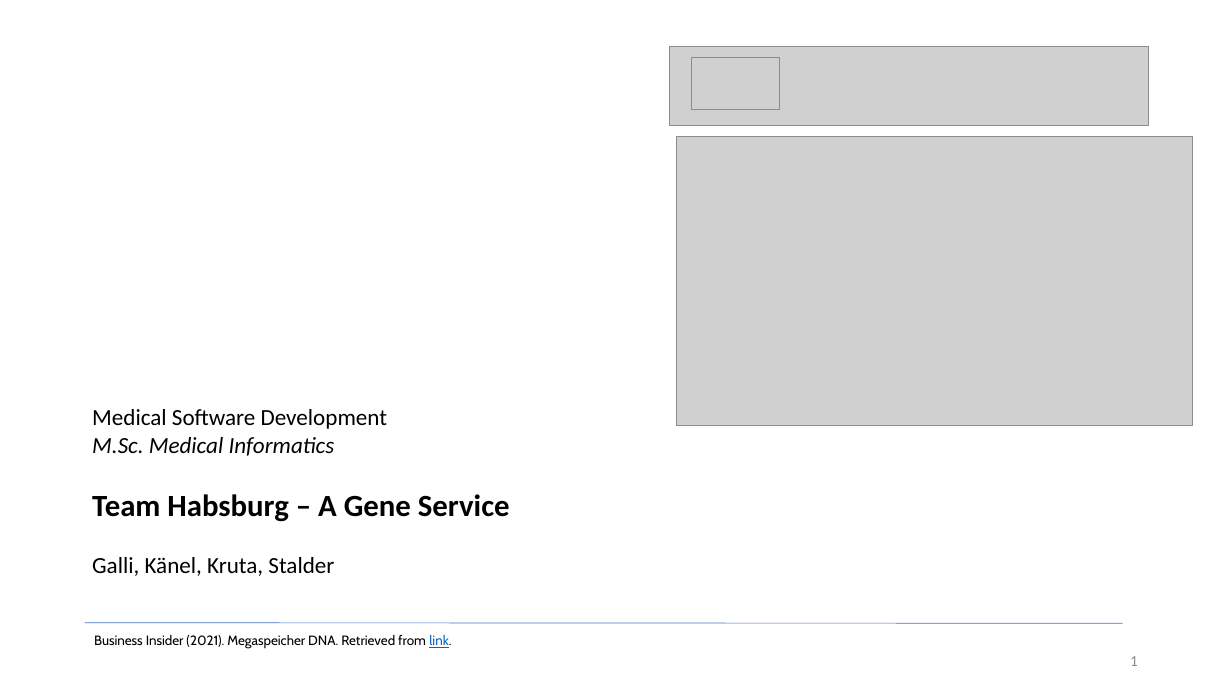
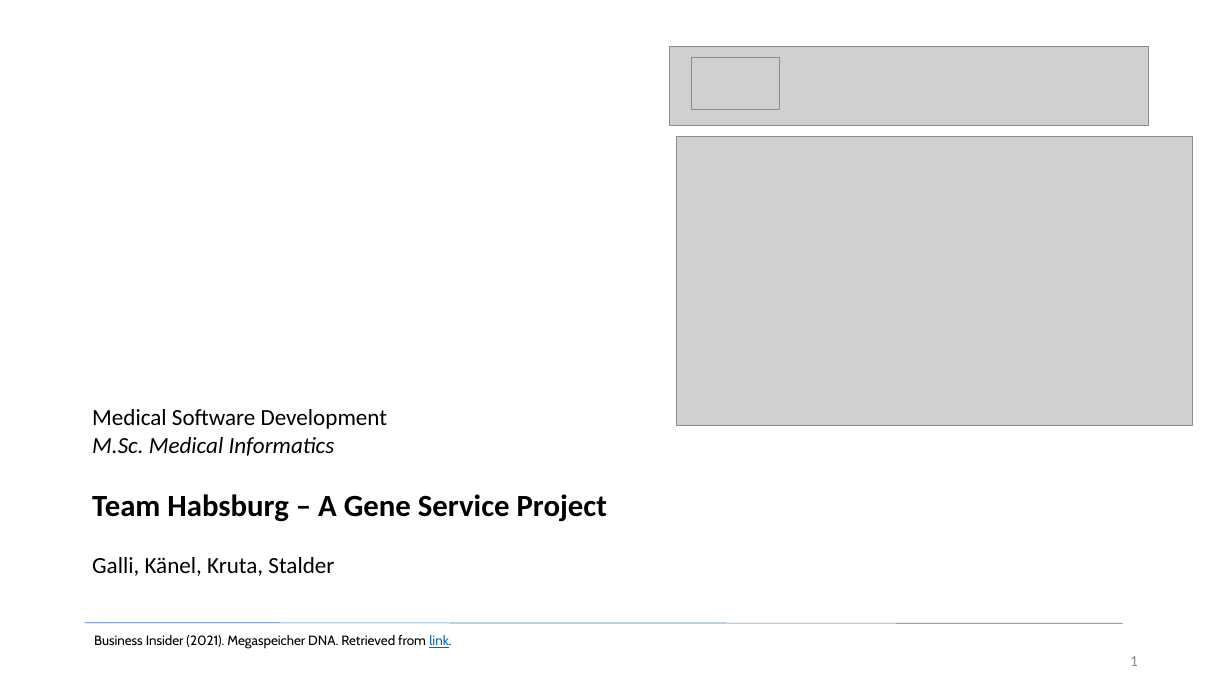
Before and after one commit to christophergalli/Team_Habsburg, a slide deck: slide 1 of GeneService_Presentation.pptx. Drawn at 1232x693 pixels with LibreOffice and Linux fonts; fonts in the diff are those of the drawing; grey boxes stand for pictures. Boxes give left, top, right and bottom in pixels: in the first picture for what was removed or moved away, otherwise in the second. Text is boxed around its words. In the diff, an @@ line names an element or a change of style, - is before the commit and + after.

```diff
--- a/GeneService_Presentation.pptx
+++ b/GeneService_Presentation.pptx
@@ text at box(92, 494, 607, 522): text changed @@
-Team Habsburg – A Gene Service
+Team Habsburg – A Gene Service Project
```
Also in this commit, not shown: 7 other slides changed, 2 slides added, 1 other file.
